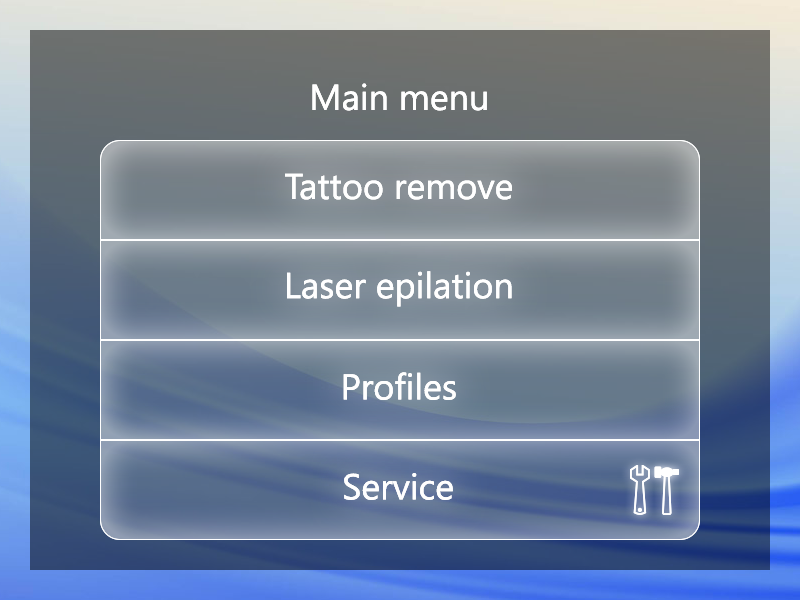
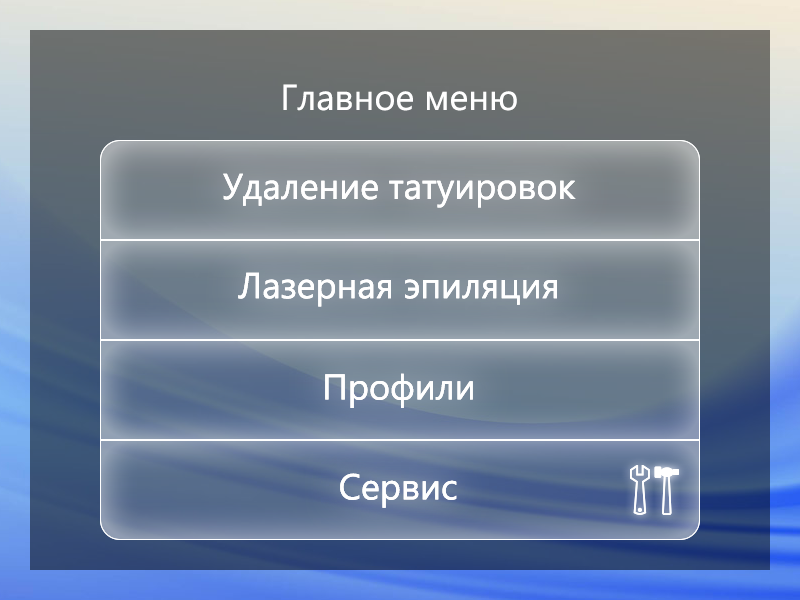
Layer changes from the first 800px x 600px image to the second:
hid group "EN" (12 layers) over box(285, 83, 512, 500)
showed group "RU" (11 layers) over box(223, 84, 576, 508)
showed group "Labels RU pressed" (4 layers) over box(223, 172, 576, 508)
renamed "Выбор языка" to "Сервис", painted on it over box(340, 472, 457, 508)
renamed "Сервис" to "Профили", painted on it over box(325, 373, 473, 408)
renamed "Профили" to "Лазерная эпиляция", painted on it over box(238, 272, 557, 307)
renamed "Быстрый старт" to "Удаление татуировок", painted on it over box(223, 172, 576, 208)
